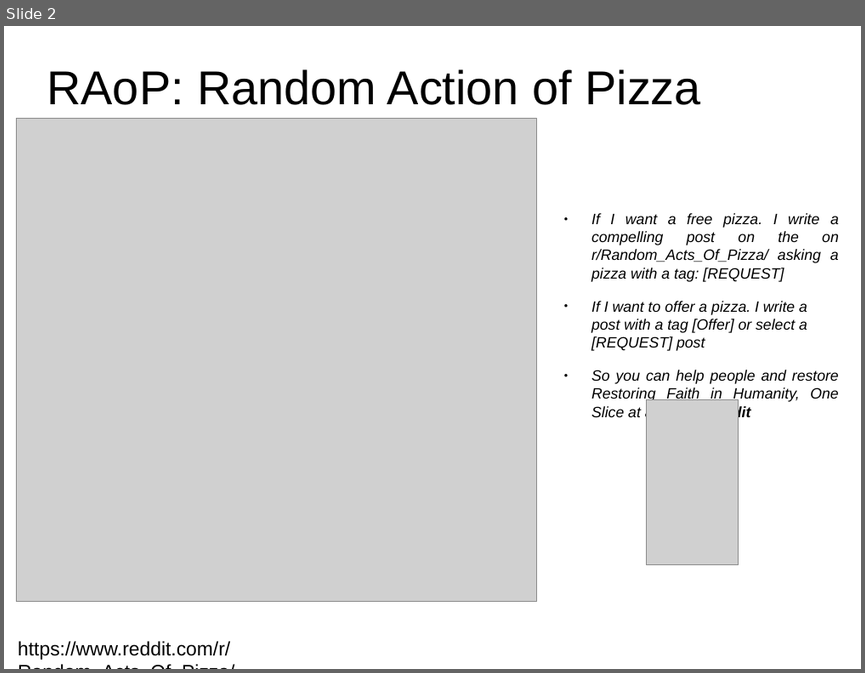
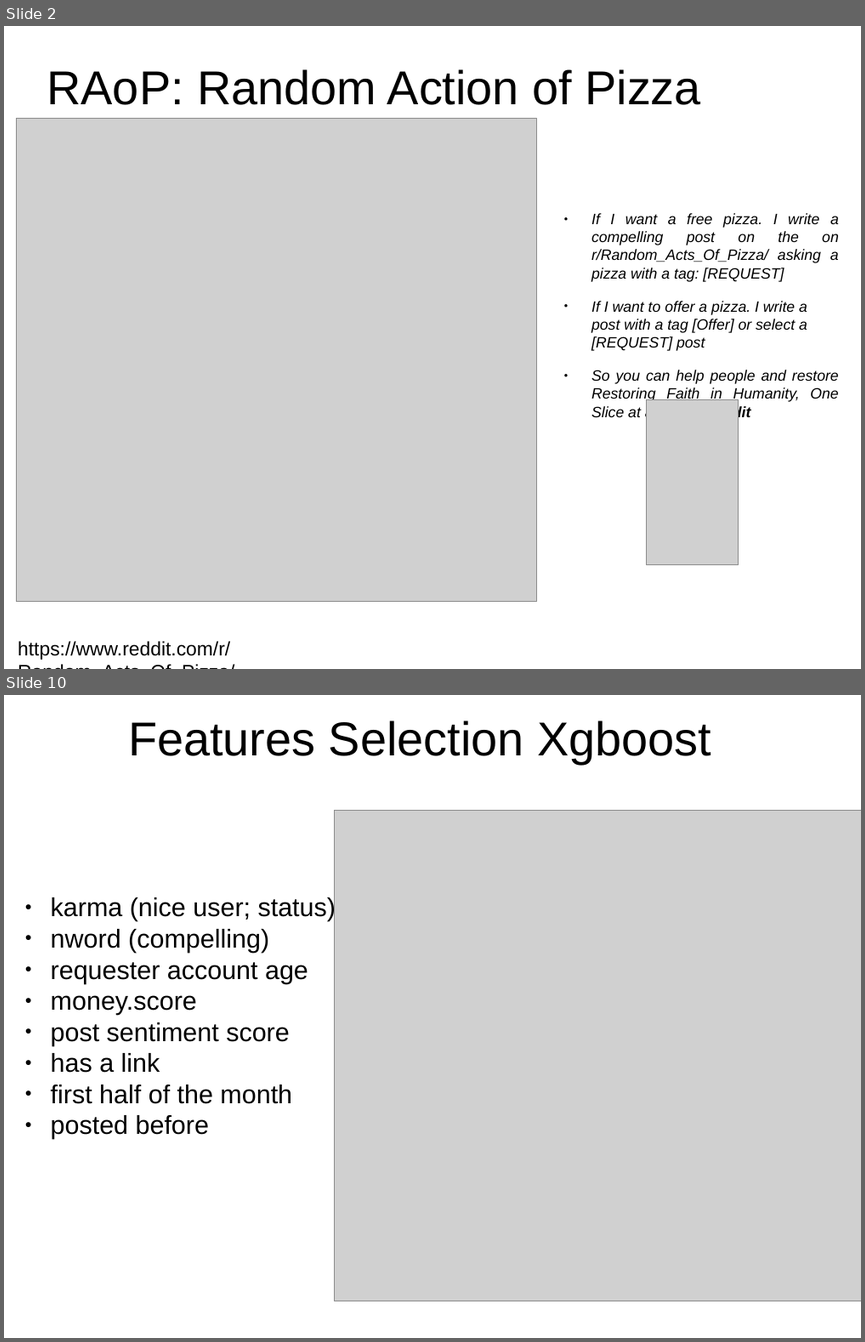
Before and after one commit to leandroohf/raop, a slide deck: doc/pres/pres.odp. Shown one above the other, each under a label of ours: slide 2 before the commit, slides 2 and 10 after it; the slides between them are not shown. The pictures are 865x673 and 865x1342 pixels, drawn with LibreOffice and Linux fonts; fonts in the diff are those of the drawing; grey boxes stand for pictures. Boxes give left, top, right and bottom in pixels: in the first picture for what was removed or moved away, otherwise in the second. Text is boxed around its words. In the diff, an @@ line names an element or a change of style, - is before the commit and + after.

Commit message:
doc: Add features n model slides
* Add features engineering slides
* Add more data slides
* merge 2 data slides
* Add models slides
* Add eploratory slides

```diff
--- a/doc/pres/pres.odp
+++ b/doc/pres/pres.odp
@@ slide 10 added at [4,695,861,1338], background #FFFFFF @@
@@ title added at [128,721,711,764], 44 pt, text #000000 @@
+Features Selection Xgboost
@@ picture added at [335,811,861,1301] @@
@@ text added at [51,896,336,1139], 24 pt, text #000000 @@
+        ● karma (nice user; status)
+        ● nword (compelling)
+        ● requester account age
+        ● money.score
+        ● post sentiment score
+        ● has a link
+        ● first half of the month
+        ● posted before
```
Also in this commit, not shown: 4 slides changed, 4 other slides added, 1 slide removed.
